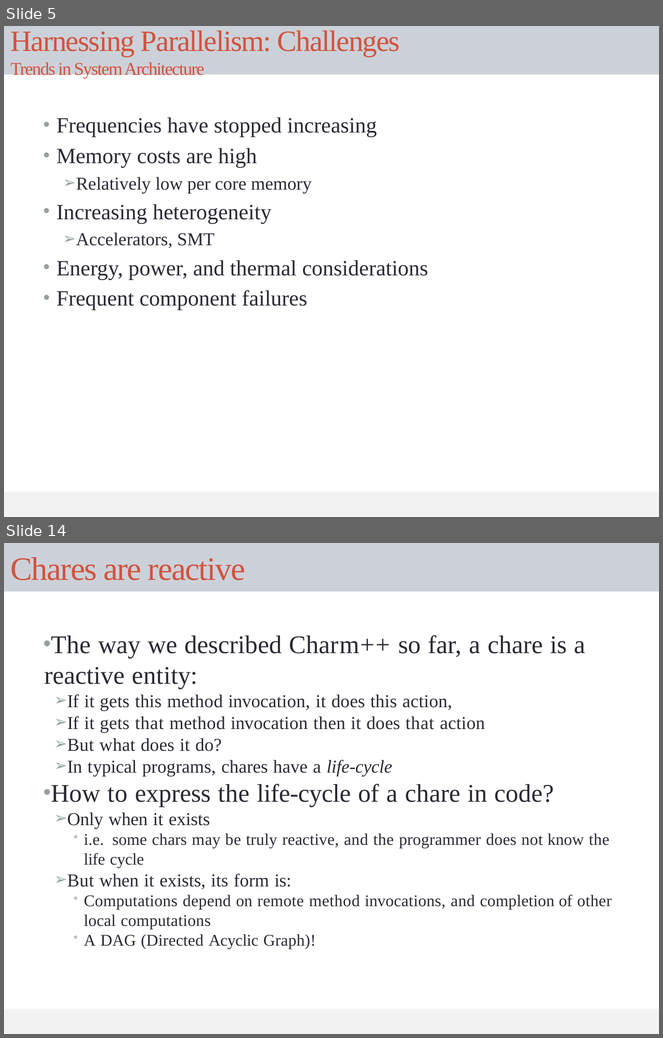
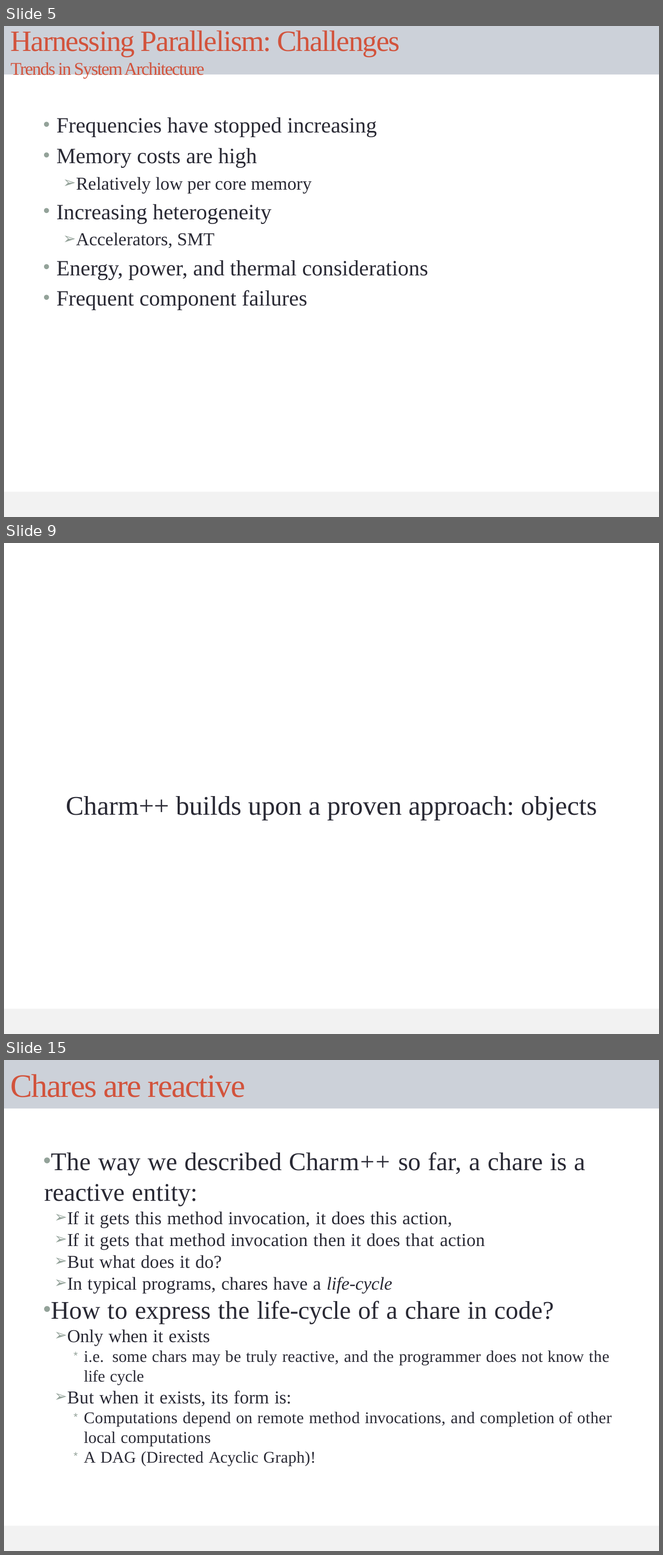
Before and after one commit to UIUC-PPL/charm_tutorial, a slide deck: tutorial.pptx. Shown one above the other, each under a label of ours: slides 5 and 14 before the commit, slides 5, 9 and 15 after it; the slides between them are not shown. The pictures are 663x1038 and 663x1555 pixels, drawn with LibreOffice and Linux fonts; fonts in the diff are those of the drawing. Boxes give left, top, right and bottom in pixels: in the first picture for what was removed or moved away, otherwise in the second. Text is boxed around its words. In the diff, an @@ line names an element or a change of style, - is before the commit and + after.

```diff
--- a/tutorial.pptx
+++ b/tutorial.pptx
@@ slide 9 added at bbox=[4, 543, 659, 1034], background #FFFFFF; not listed: 1 template element that a slide beside it also shows @@
@@ text added at bbox=[66, 796, 597, 820], 51 pt, text #292934 @@
+Charm++ builds upon a proven approach: objects
@@ what was slide 14 is now slide 15 @@
```
Also in this commit, not shown: 2 slides changed, 4 other slides added, 4 slides removed.
